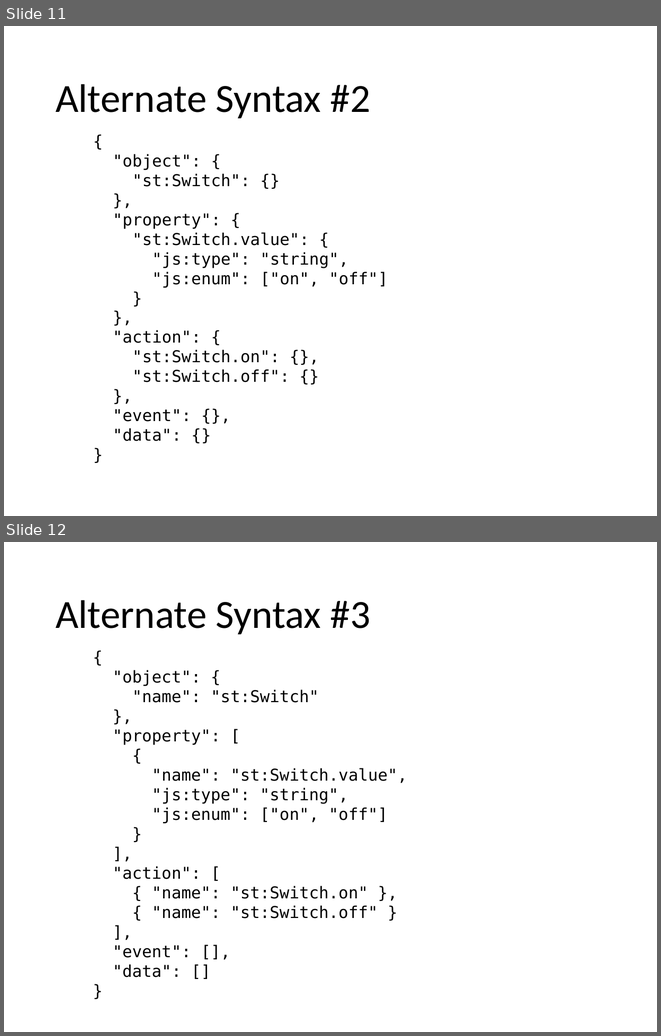
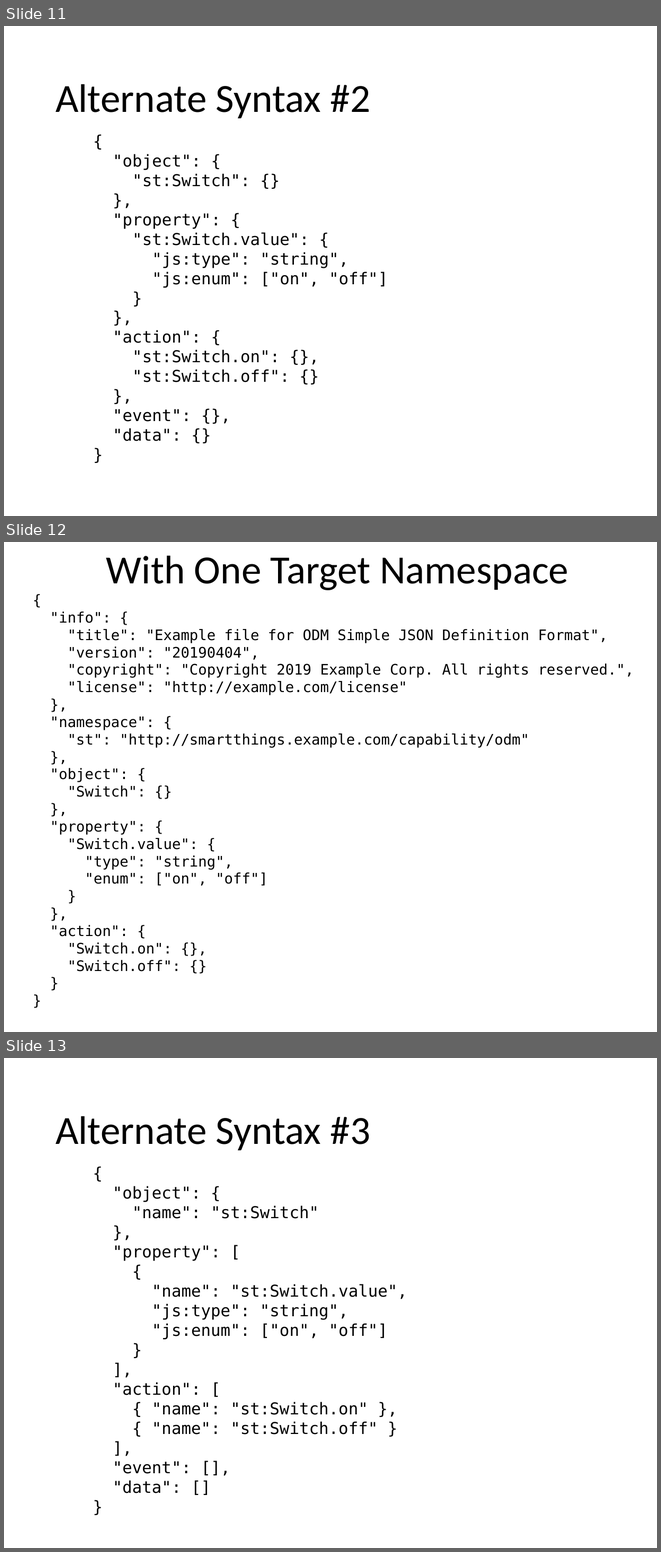
Before and after one commit to mjkoster/ODM-Examples, a slide deck: ODM-SDF.pptx. Shown one above the other, each under a label of ours: slides 11 and 12 before the commit, slides 11, 12 and 13 after it. The pictures are 661x1036 and 661x1552 pixels, drawn with LibreOffice and Linux fonts; fonts in the diff are those of the drawing. Boxes give left, top, right and bottom in pixels: in the first picture for what was removed or moved away, otherwise in the second. Text is boxed around its words. In the diff, an @@ line names an element or a change of style, - is before the commit and + after.

```diff
--- a/ODM-SDF.pptx
+++ b/ODM-SDF.pptx
@@ slide 12 added at bbox=[4, 542, 657, 1032], background #FFFFFF @@
@@ title added at bbox=[106, 555, 568, 590], 44 pt, text #000000 @@
+With One Target Namespace
@@ text added at bbox=[50, 611, 634, 971], 16 pt, text #000000 @@
+{
+"info": {
+"title": "Example file for ODM Simple JSON Definition Format",
+"version": "20190404",
+"copyright": "Copyright 2019 Example Corp. All rights reserved.",
+"license": "http://example.com/license"
+},
+"namespace": {
+"st": "http://smartthings.example.com/capability/odm"
+},
+"object": {
+"Switch": {}
+},
+"property": {
+"Switch.value": {
+"type": "string",
+"enum": ["on", "off"]
+}
+},
+"action": {
+"Switch.on": {},
+"Switch.off": {}
+}
+}
@@ what was slide 12 is now slide 13 @@
```
